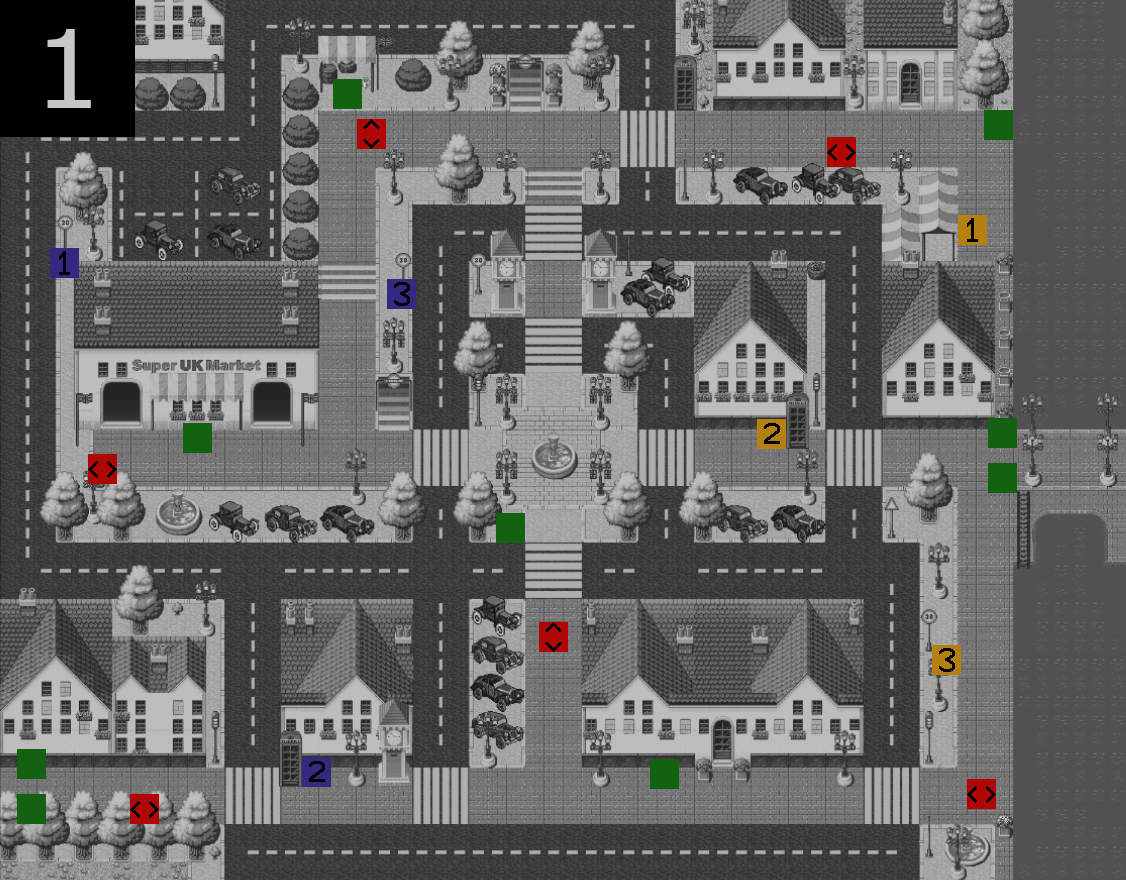
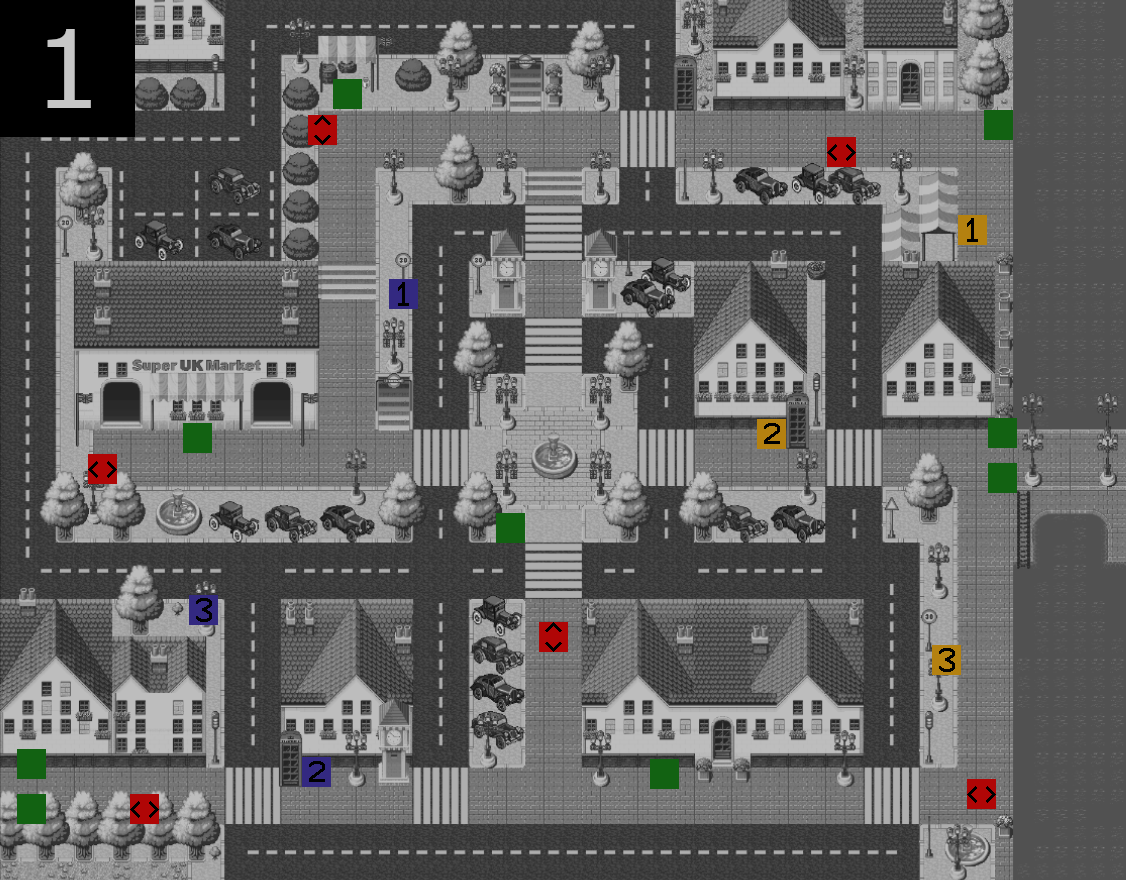
Layers edited between the first and the second 1126×880 image:
painted on "Capa" over [50, 115, 418, 625]
